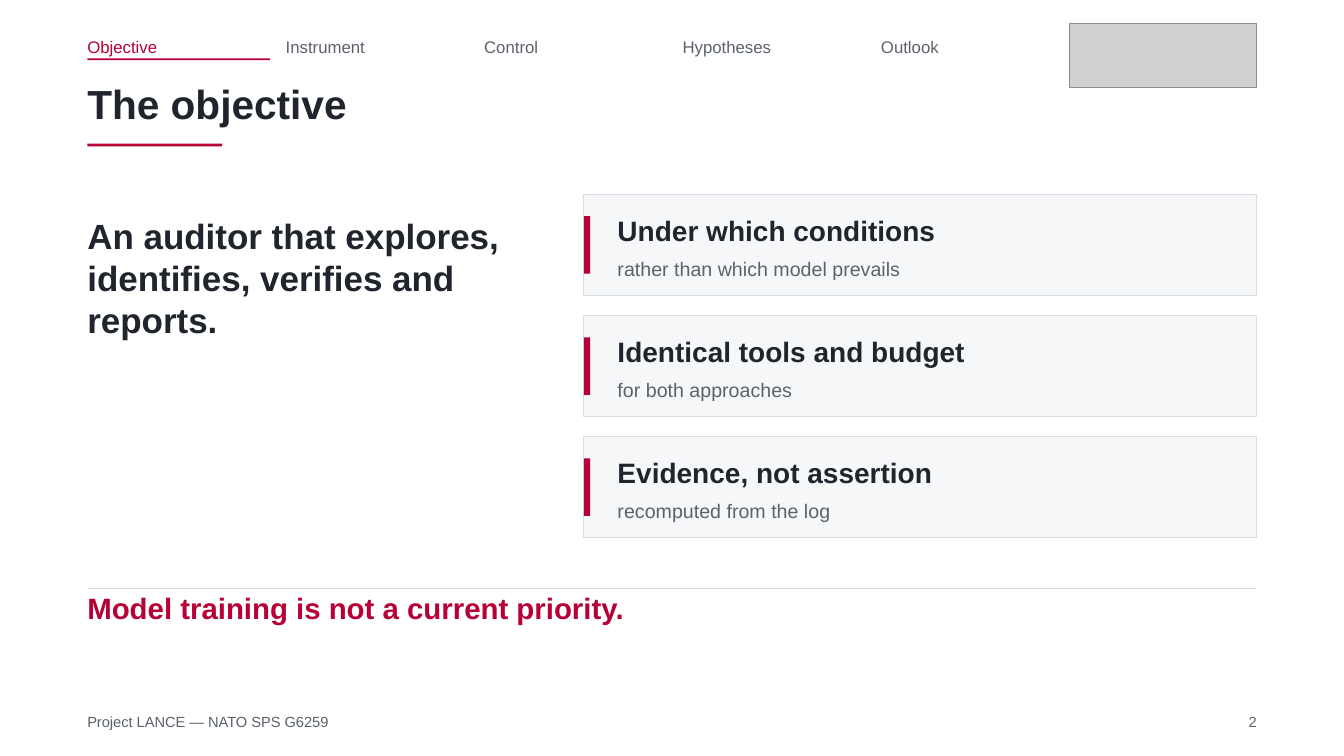
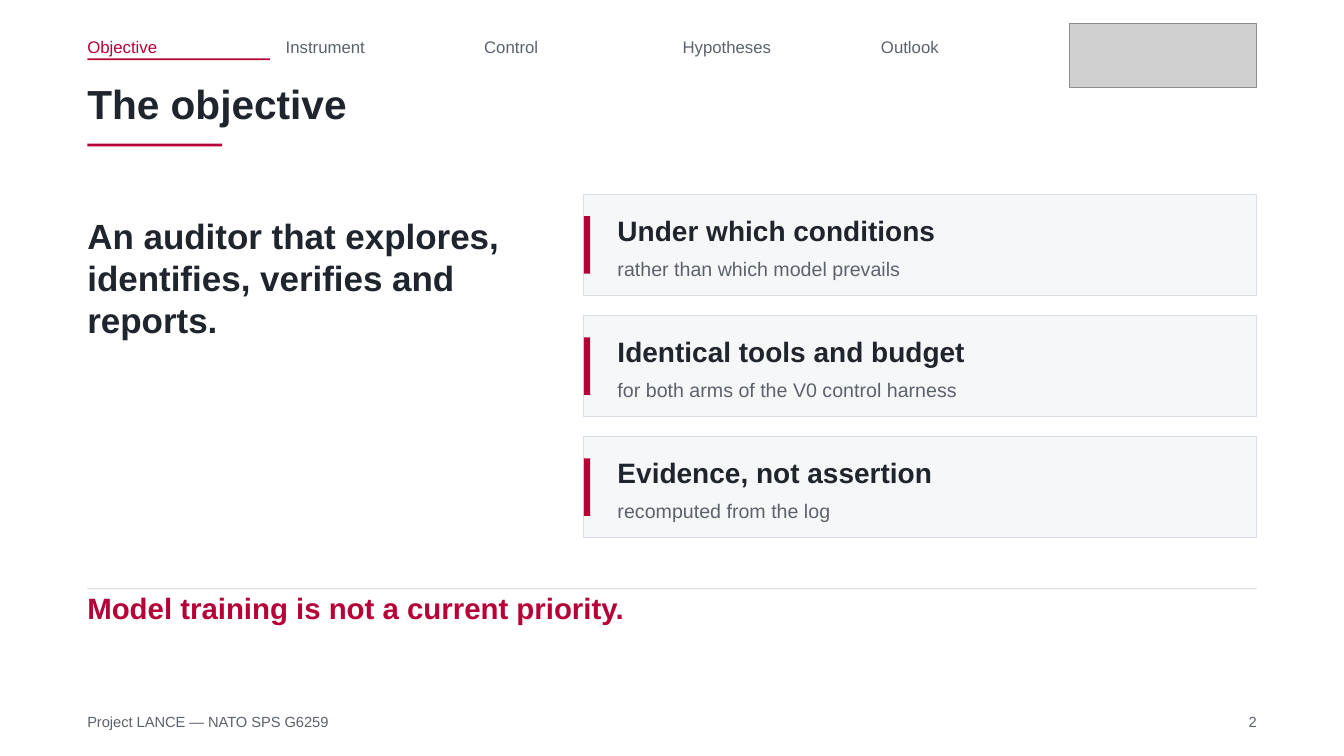
Before and after one commit to Tanguyvans/LANCE, a slide deck: slide 2 of objectifs/presentation-2026-10-23/slides.pptx. Drawn at 1344x756 pixels with LibreOffice and Linux fonts; fonts in the diff are those of the drawing; grey boxes stand for pictures. Boxes give left, top, right and bottom in pixels: in the first picture for what was removed or moved away, otherwise in the second. Text is boxed around its words. In the diff, an @@ line names an element or a change of style, - is before the commit and + after.

```diff
--- a/objectifs/presentation-2026-10-23/slides.pptx
+++ b/objectifs/presentation-2026-10-23/slides.pptx
@@ text at bbox=[617, 383, 957, 397]: text changed @@
-for both approaches
+for both arms of the V0 control harness
```
Also in this commit, not shown: 4 other slides changed, 2 other files.
